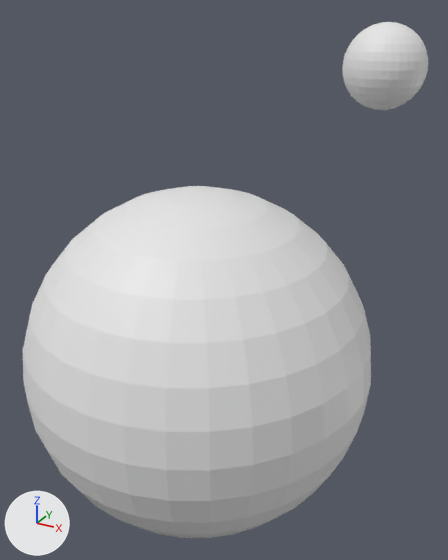
What one commit did to the OBJ model navecita/nave/src/assets/rockos.obj.
Before and after are seen from a camera (50 mm lens) standing at (4.01, -6.56, 4.55) and looking at (0.3, 0.18, 1.18). The axes (+X, +Y, +Z) are drawn at lower left. The lights are the same throughout. Where no turn or scale is listed for an object, it has been applied to the vertices.
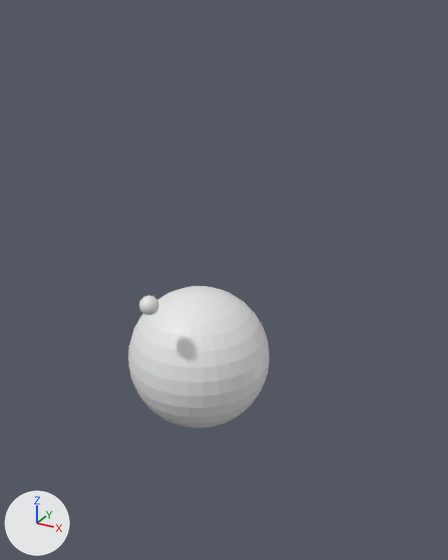
Diff of the bpy script that builds the scene:
```diff
--- a/navecita/nave/src/assets/rockos.obj.py
+++ b/navecita/nave/src/assets/rockos.obj.py
@@ me_sphere @@
 me_sphere.from_pydata(...)  # 964 vertices, 1024 faces; spans x -2.4..2.67, y -2.4..2.4, z -2.4..4.42
 # used by ob_sphere; location = (0.0, 0.0, 0.0)
+# me_sphere part 1: a new loose piece, a UV sphere (32 segments, 16 rings, poles along z) spanning x -1.0..1.0, y -1.0..1.0, z -1.0..1.0
+# me_sphere part 2: a new loose piece, a UV sphere (32 segments, 16 rings, poles along z) spanning x -0.12..0.12, y -1.24..-1.01, z 1.16..1.4
+# me_sphere part 3: the loose piece of 482 vertices spanning x -2.4..2.4, y -2.4..2.4, z -2.4..2.4 is deleted
+# me_sphere part 4: the loose piece of 482 vertices spanning x 1.83..2.67, y -0.42..0.42, z 3.58..4.42 is deleted
```

Boxes [x1, y1, x2, y2] around the edits, measured in the pictures (448 x 560 px):
'Sphere', reshaped (65% narrower, 72% shorter)
    before: [23, 22, 428, 538]
    after: [128, 286, 269, 428]
part 1 of me_sphere, added
    after: [128, 286, 269, 428]
part 2 of me_sphere, added
    after: [139, 295, 159, 315]
part 3 of me_sphere, deleted
    before: [23, 186, 371, 538]
part 4 of me_sphere, deleted
    before: [342, 22, 428, 110]
